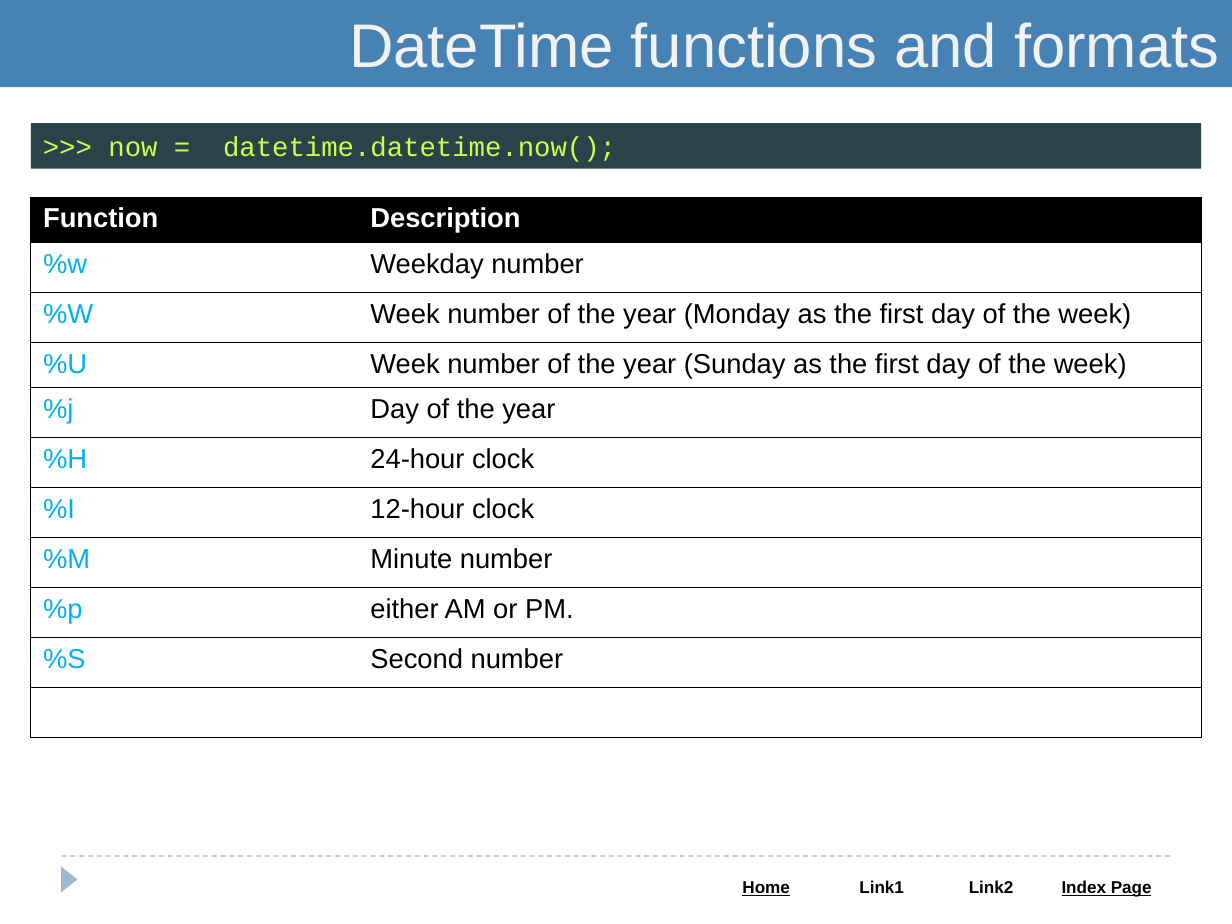
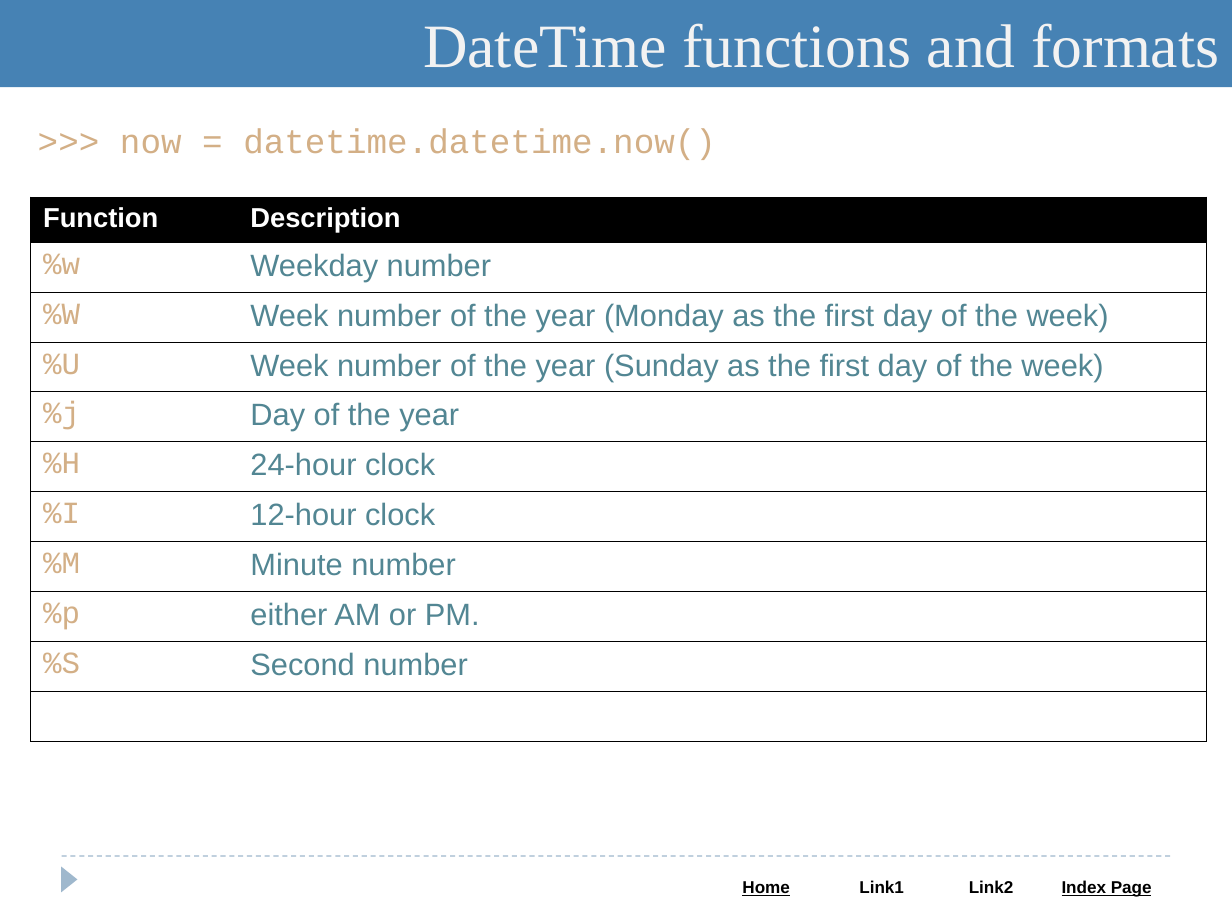
Before and after one commit to saleelgithub/PPTs, a slide deck: slide 55 of Python.pptx (slide 32 before the commit). Drawn at 1232x924 pixels with LibreOffice and Linux fonts; fonts in the diff are those of the drawing. Boxes give left, top, right and bottom in pixels: in the first picture for what was removed or moved away, otherwise in the second. Text is boxed around its words. In the diff, an @@ line names an element or a change of style, - is before the commit and + after.

```diff
--- a/Python.pptx
+++ b/Python.pptx
@@ rectangle "DateTime functions and formats" at [0, 0, 1232, 87]: font Arial to Times New Roman @@
@@ text ">>> now = datetime.datetime.now()": place and size @@
-text ">>> now = datetime.datetime.now()" at [31, 123, 1201, 169]
+text ">>> now = datetime.datetime.now()" at [120, 128, 716, 160]
@@ text ">>> now = datetime.datetime.now()" at [120, 128, 716, 160]: fill #294349 to none @@
@@ text at [120, 128, 716, 160]: text changed; size 16 to 20 pt; text colour #CDFF4F to #D3AF86 @@
->>> now = datetime.datetime.now();
+>>> now = datetime.datetime.now()
@@ table at [31, 197, 1206, 742] @@
@@ size 16 to 18 pt @@
@@ font Arial to Courier New, text colour #00B0F0 to #D3AF86 in "%w", "%W", "%U", "%j" and 5 more places @@
@@ text colour #000000 to #528693 in "Weekday number", "Week number of the year (Monday as ...", "Week number of the year (Sunday as ...", "Day of the year" and 5 more places @@
@@ table: place and size @@
-table at [31, 197, 1201, 737]
+table at [31, 197, 1206, 742]
```
Also in this commit, not shown: 24 other slides changed, 55 slides added, 22 slides removed.
